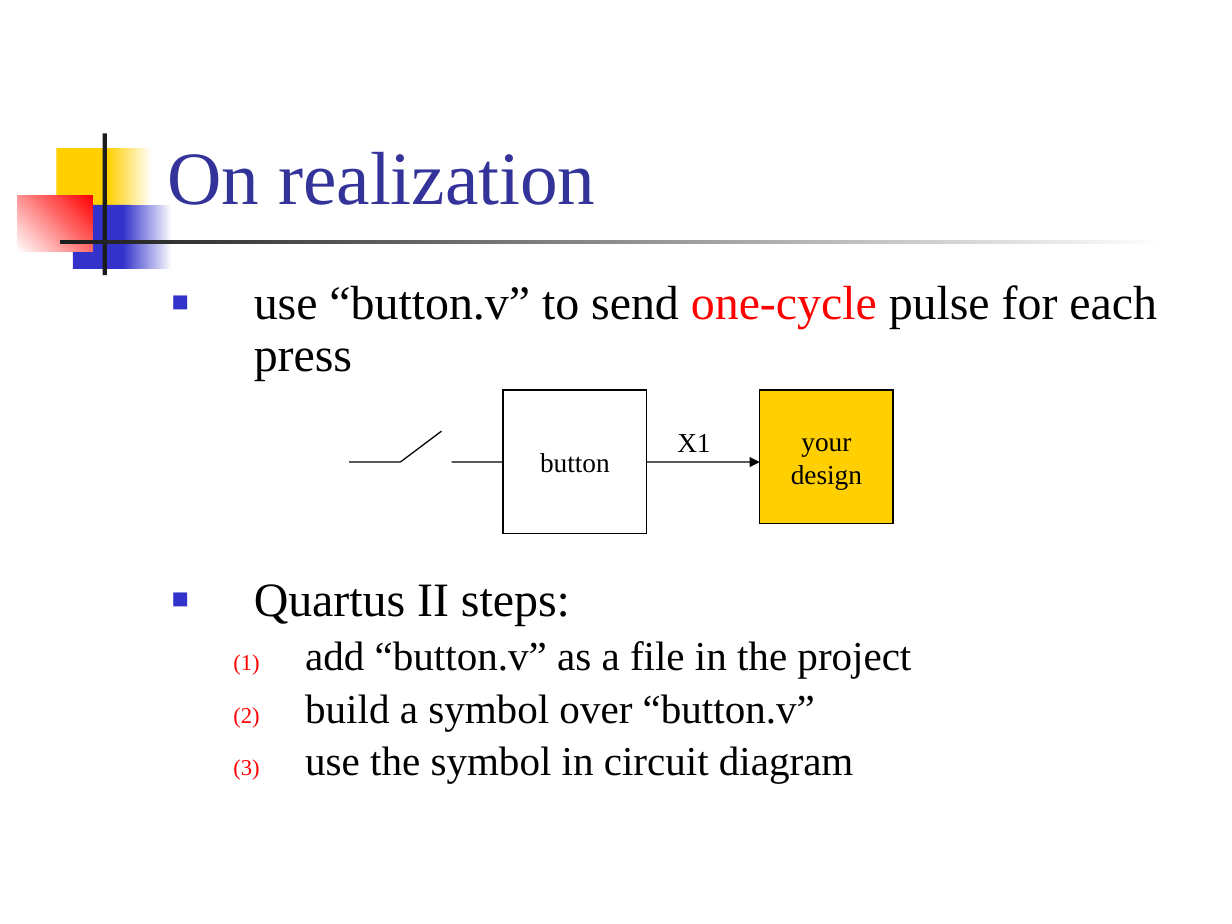
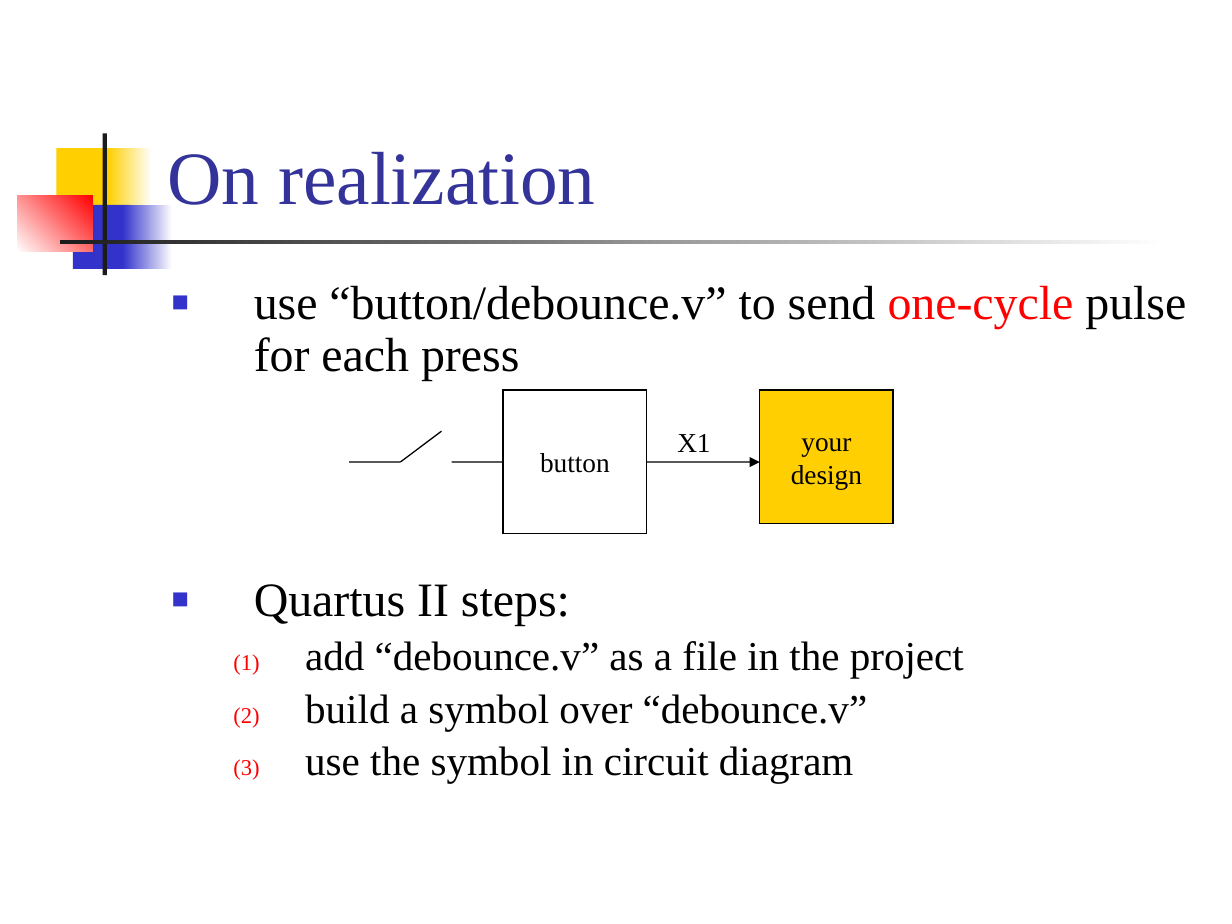
Before and after one commit to CGUSystemCourses/Comp_Org-2018, a slide deck: slide 6 of Lectures/lec02-seq_ckt_design/lab02-digit_lock.pptx. Drawn at 1232x924 pixels with LibreOffice and Linux fonts; fonts in the diff are those of the drawing. Boxes give left, top, right and bottom in pixels: in the first picture for what was removed or moved away, otherwise in the second. Text is boxed around its words. In the diff, an @@ line names an element or a change of style, - is before the commit and + after.

Commit message:
revise lab

```diff
--- a/Lectures/lec02-seq_ckt_design/lab02-digit_lock.pptx
+++ b/Lectures/lec02-seq_ckt_design/lab02-digit_lock.pptx
@@ text at bbox=[254, 285, 1186, 381]: text changed @@
-■ use “button.v” to send one-cycle pulse for each press
+■ use “button/debounce.v” to send one-cycle pulse for each press
@@ text at bbox=[305, 641, 964, 731]: text changed @@
-  (1) add “button.v” as a file in the project
-  (2) build a symbol over “button.v”
+  (1) add “debounce.v” as a file in the project
+  (2) build a symbol over “debounce.v”
```
Also in this commit, not shown: 2 slides removed.
